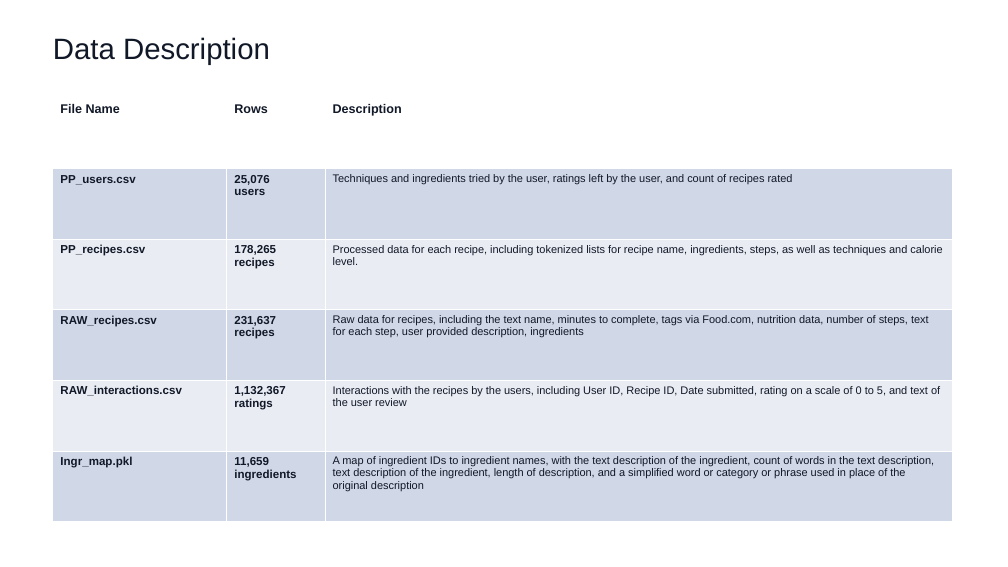
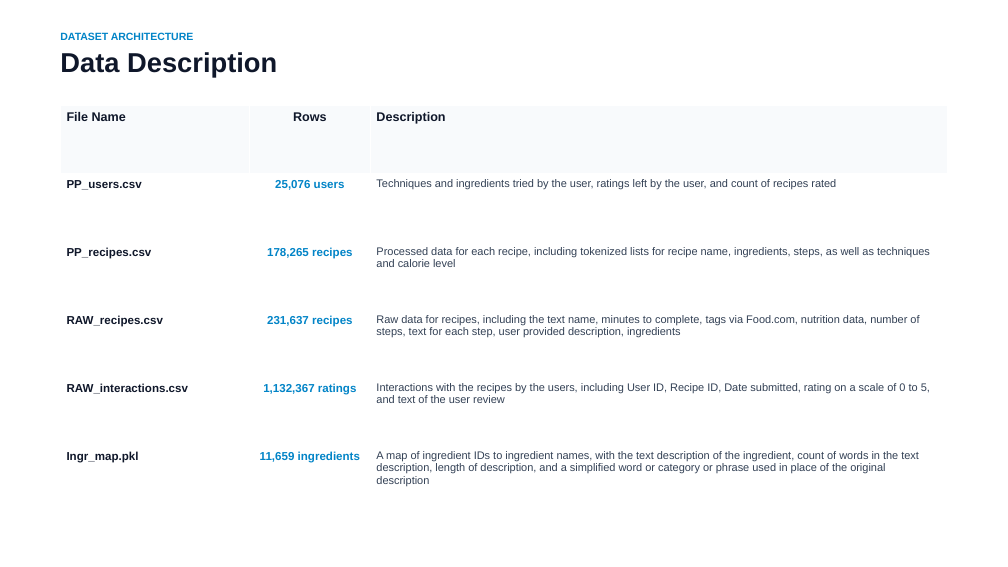
Before and after one commit to vidhyawalke/Recipe-Recommender-System, a slide deck: slide 2 of Recipe_Recommender_Presentation.pptx. Drawn at 1008x567 pixels with LibreOffice and Linux fonts; fonts in the diff are those of the drawing. Boxes give left, top, right and bottom in pixels: in the first picture for what was removed or moved away, otherwise in the second. Text is boxed around its words. In the diff, an @@ line names an element or a change of style, - is before the commit and + after.

```diff
--- a/Recipe_Recommender_Presentation.pptx
+++ b/Recipe_Recommender_Presentation.pptx
@@ text at (x1=60, y1=32, x2=194, y2=40): paragraph added @@
+DATASET ARCHITECTURE
@@ text at (x1=60, y1=52, x2=277, y2=77): size 28 to 26 pt, text colour #111827 to #0F172A, bold on in "Data Description" @@
@@ text "DATASET ARCHITECTURE" moved from (x1=53, y1=37, x2=270, y2=65) to (x1=60, y1=32, x2=277, y2=77) @@
@@ table at (x1=60, y1=106, x2=948, y2=514) @@
-row 2, column 2: 25,076 / users
+row 2, column 2: 25,076 users
-row 3, column 2: 178,265 / recipes
+row 3, column 2: 178,265 recipes
-row 3, column 3: Processed data for each recipe, including tokenized lists for recipe name, ingredients, steps, as well as techniques and calorie level.
+row 3, column 3: Processed data for each recipe, including tokenized lists for recipe name, ingredients, steps, as well as techniques and calorie level
-row 4, column 2: 231,637 / recipes
+row 4, column 2: 231,637 recipes
-row 5, column 2: 1,132,367 / ratings
+row 5, column 2: 1,132,367 ratings
-row 6, column 2: 11,659 / ingredients
+row 6, column 2: 11,659 ingredients
-row 6, column 3: A map of ingredient IDs to ingredient names, with the text description of the ingredient, count of words in the text description, text description of the ingredient, length of description, and a simplified word or category or phrase used in place of the original description
+row 6, column 3: A map of ingredient IDs to ingredient names, with the text description of the ingredient, count of words in the text description, length of description, and a simplified word or category or phrase used in place of the original description
@@ fill #FFFFFF to #F8FAFC in row 1 @@
@@ fill #D0D8E8 to #FFFFFF in 9 cells @@
@@ fill #E9EDF4 to #FFFFFF in 6 cells @@
@@ text colour #111827 to #0F172A in "File Name", "Rows", "Description", "PP_users.csv" and 4 more places @@
@@ text colour #111827 to #334155 in "Techniques and ingredients tried by the user, ...", "Raw data for recipes, including the text ...", "Interactions with the recipes by the users, ..." @@
@@ alignment left to centre @@
@@ table resized from (x1=53, y1=98, x2=953, y2=522) to (x1=60, y1=106, x2=948, y2=514) @@
```
Also in this commit, not shown: 10 other slides changed, 2 slides added, 2 slides removed.
